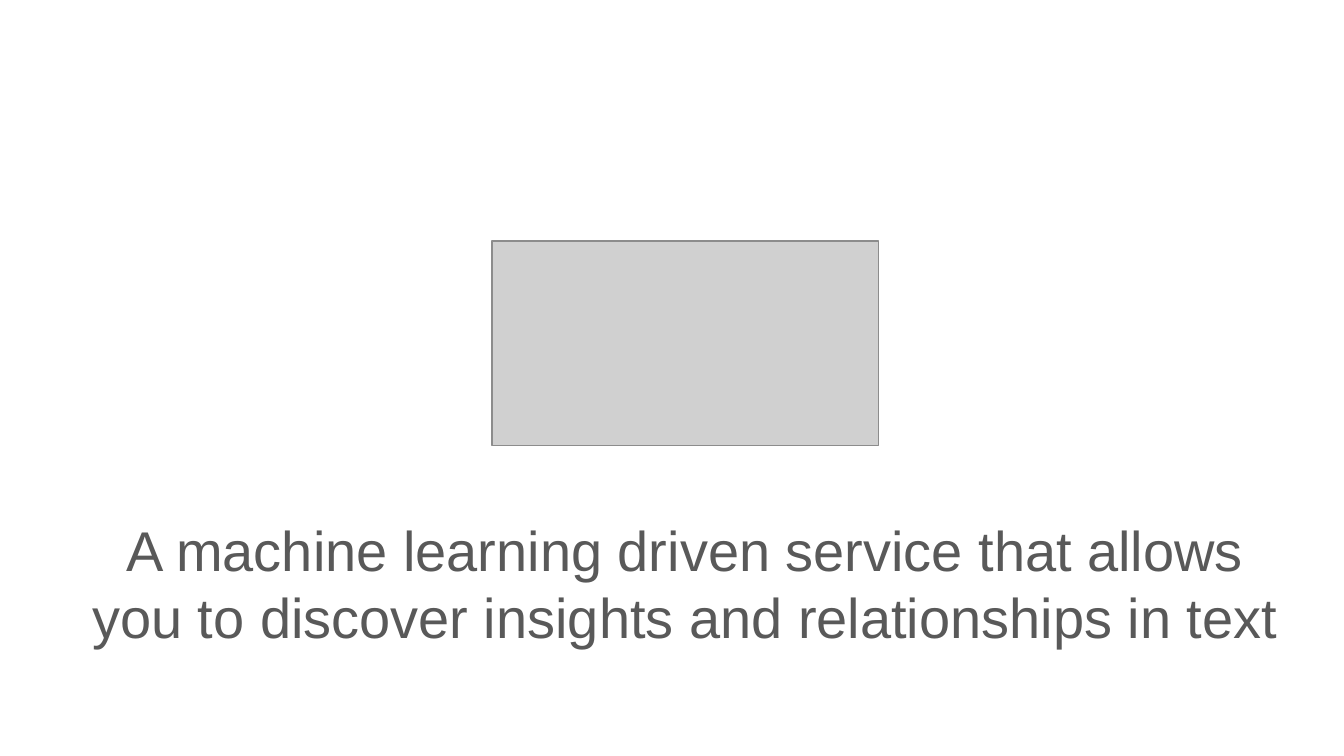
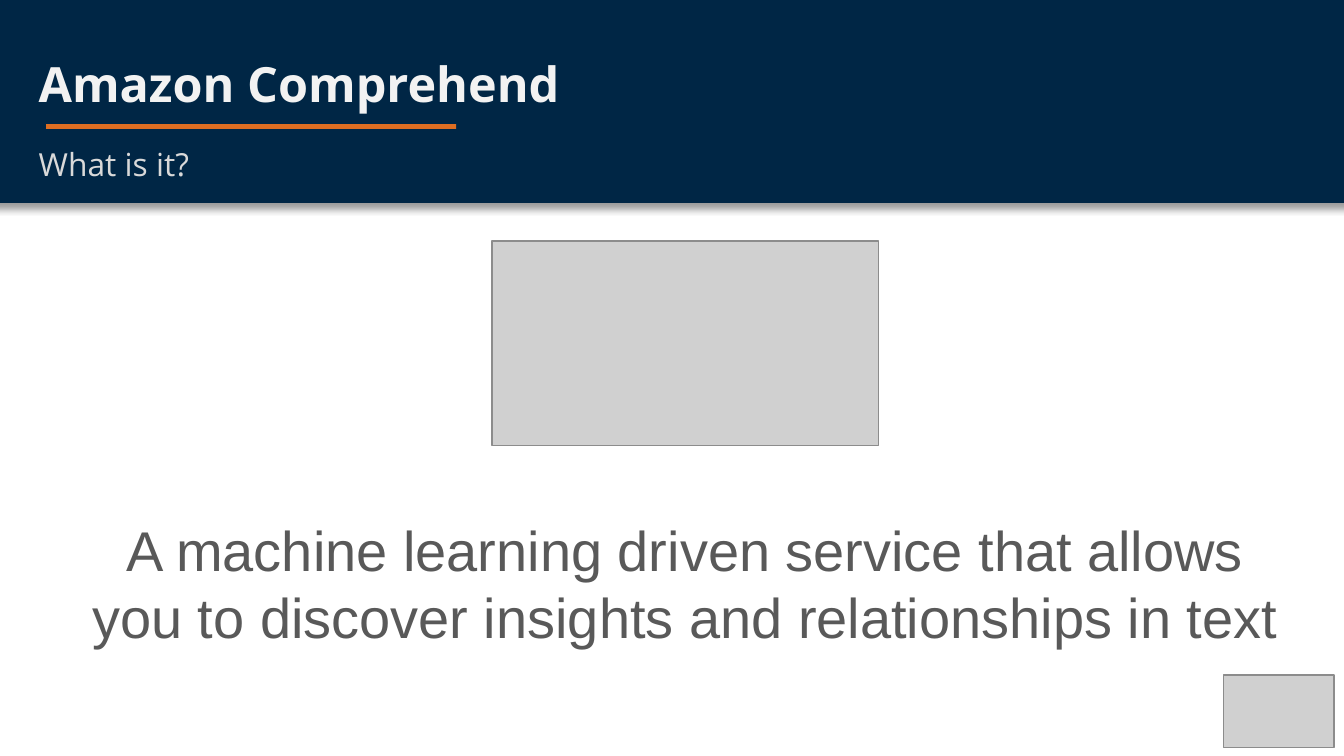
Before and after one commit to vbloise3/awsCert, a slide deck: slide 2 of public/Exam Notes/Comprehend Video Deck.pptx. Drawn at 1344x756 pixels with LibreOffice and Linux fonts; fonts in the diff are those of the drawing; grey boxes stand for pictures. Boxes give left, top, right and bottom in pixels: in the first picture for what was removed or moved away, otherwise in the second. Text is boxed around its words. In the diff, an @@ line names an element or a change of style, - is before the commit and + after.

Commit message:
updated Comprehend video deck to use WL template

```diff
--- a/public/Exam Notes/Comprehend Video Deck.pptx
+++ b/public/Exam Notes/Comprehend Video Deck.pptx
@@ rectangle added at box(0, 0, 1344, 203), fill #002645 @@
@@ text added at box(39, 65, 559, 114), 26 pt, text #F2F2F2, bold @@
+Amazon Comprehend
@@ rectangle added at box(46, 124, 456, 129), fill #DE6E22 @@
@@ text added at box(39, 152, 189, 177), 17 pt, text #D9D9D9 @@
+What is it?
@@ picture added at box(1223, 675, 1333, 747) @@
```
Also in this commit, not shown: 3 other slides changed, 5 slides added, 4 slides removed, 2 other files.
